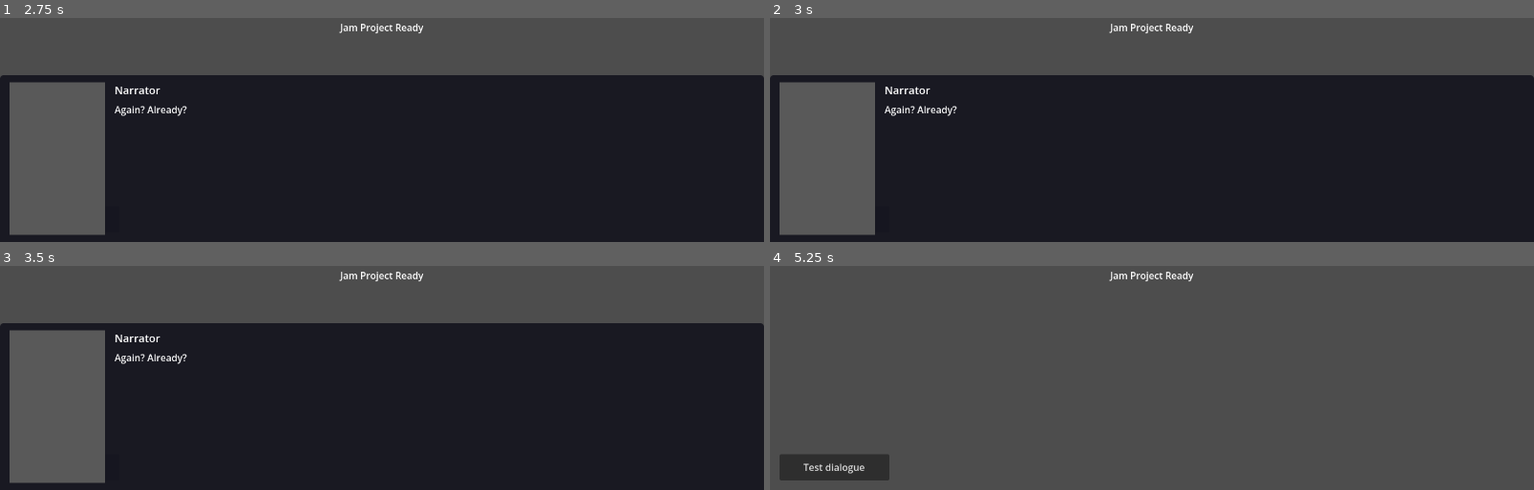
Above: before the commit, frames 1-4 (two rows, left to right).
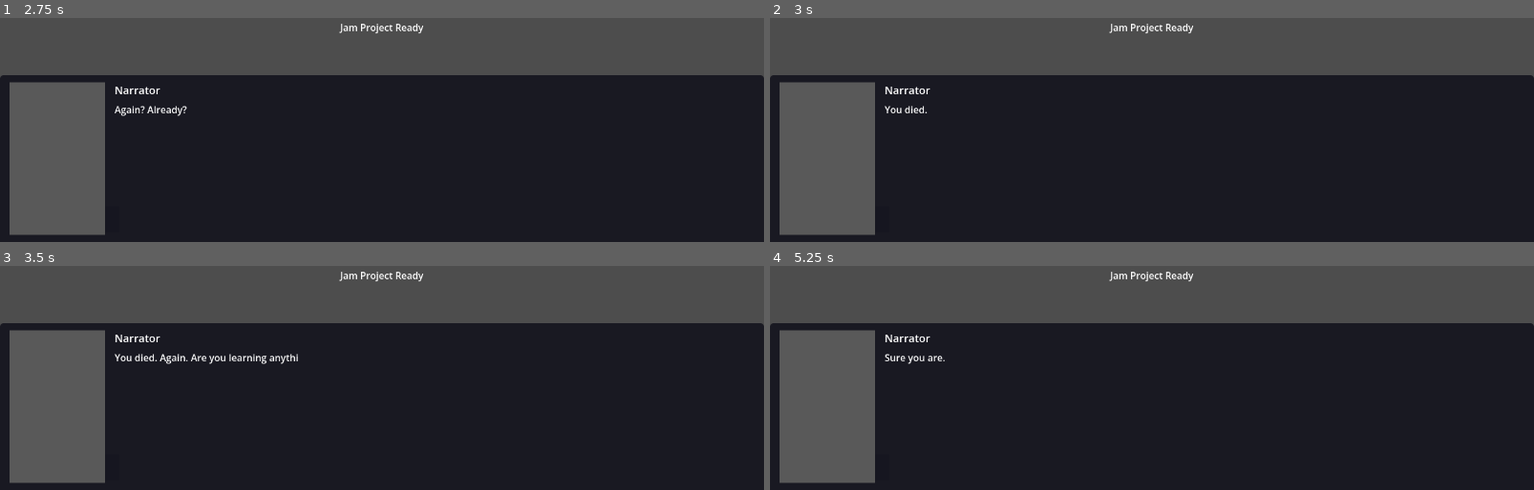
Above: after the commit, the same moments.

Repository: TortikP/GameJamProject
Game: Godot game, scene res://scenes/main.tscn
Same seed, same stepped clock (60 frames per second), same inputs: the game is played once before the commit and once after it.
Inputs (mouse positions are in pixels of both pictures, inside the frame that each line leads up to):
- Up to frame 1 (2.75 s): click "Test dialogue" at 0.5 s; click "Test dialogue" at 1.25 s; click "Test dialogue" at 2 s
- Up to frame 2 (3 s): tap Enter at 2.75, 2.85 s; move the mouse to (outside the picture) at 2.77 s; click (outside the picture) at 2.92 s
- Up to frame 3 (3.5 s): tap Space at 3.02 s
- Up to frame 4 (5.25 s): move the mouse to (999, 297) at 3.52 s; tap Enter at 3.6 s; click (999, 297) at 3.67 s; tap Space at 3.77 s; click (922, 474) at 4.25 s, where only the run after the commit has a clickable "Yes, absolutely."; click (1006, 474) at 5 s, where only the run before the commit has a clickable "Not even a little."

Frame 1 is identical in both runs. In frame 2, 0.2% of the frame differs, in the area x 15-25%, y 39-44%; in frame 3, 0.5%; in frame 4, 67%, in the area x 0-100%, y 25-100%.

Commit message:
fix(003): enable input at show_line start — LMB skip was dead during typewriter

Diff:
--- a/scripts/presentation/dialogue_panel.gd
+++ b/scripts/presentation/dialogue_panel.gd
@@ -33,6 +33,7 @@
 	_has_choices   = line.choices.size() > 0
 	_text_complete = false
 	_skip_count    = 0
+	set_process_unhandled_input(true)
 
 	if _auto_timer != null:
 		# can't cancel SceneTreeTimer directly — just ignore its signal via _text_complete flag
@@ -88,8 +89,6 @@
 		await t.timeout
 		if _auto_timer == t:  # not cancelled by new show_line call
 			line_ended.emit()
-
-	set_process_unhandled_input(true)
 
 
 func _show_choices(choices: Array) -> void:
